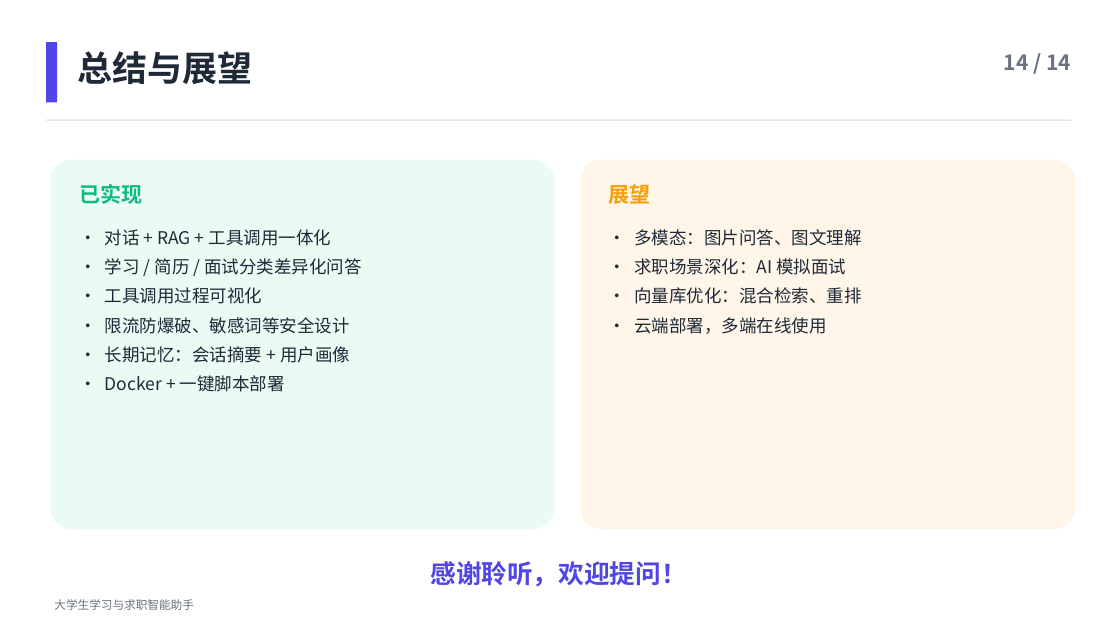
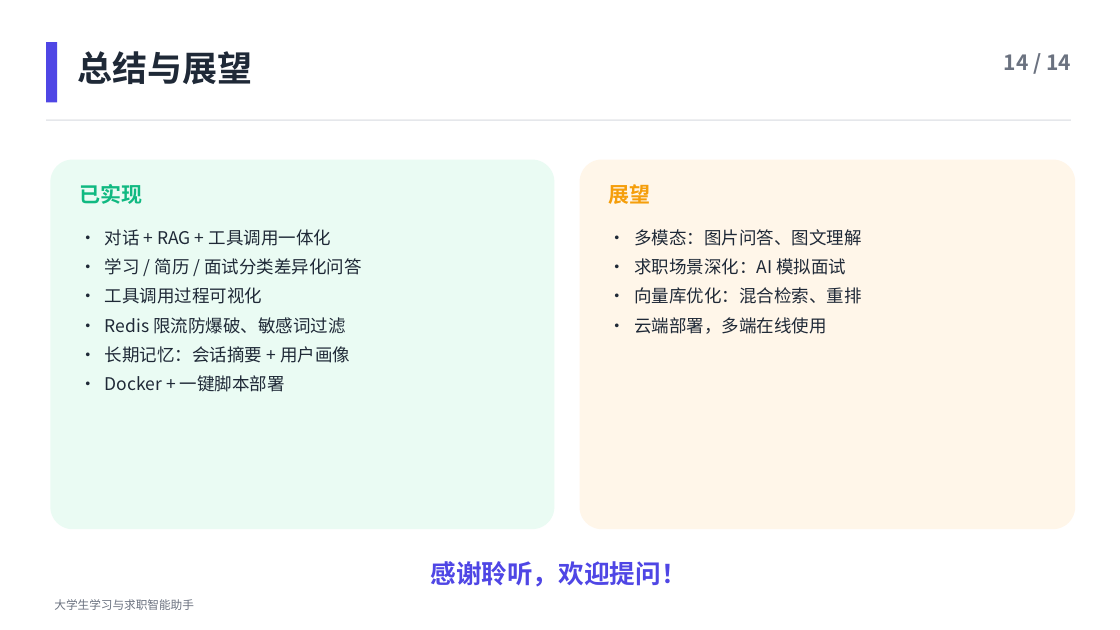
Before and after one commit to 33083/xx, a slide deck: slide 14 of 大学生学习与求职智能助手-介绍.pptx. Drawn at 1120x630 pixels with LibreOffice and Linux fonts; fonts in the diff are those of the drawing. Boxes give left, top, right and bottom in pixels: in the first picture for what was removed or moved away, otherwise in the second. Text is boxed around its words. In the diff, an @@ line names an element or a change of style, - is before the commit and + after.

Commit message:
docs: PPT 更新 Redis 限流相关描述

```diff
--- a/大学生学习与求职智能助手-介绍.pptx
+++ b/大学生学习与求职智能助手-介绍.pptx
@@ text at [105,317,345,334]: text changed @@
-• 限流防爆破、敏感词等安全设计
+• Redis 限流防爆破、敏感词过滤
```
Also in this commit, not shown: 2 other slides changed.
